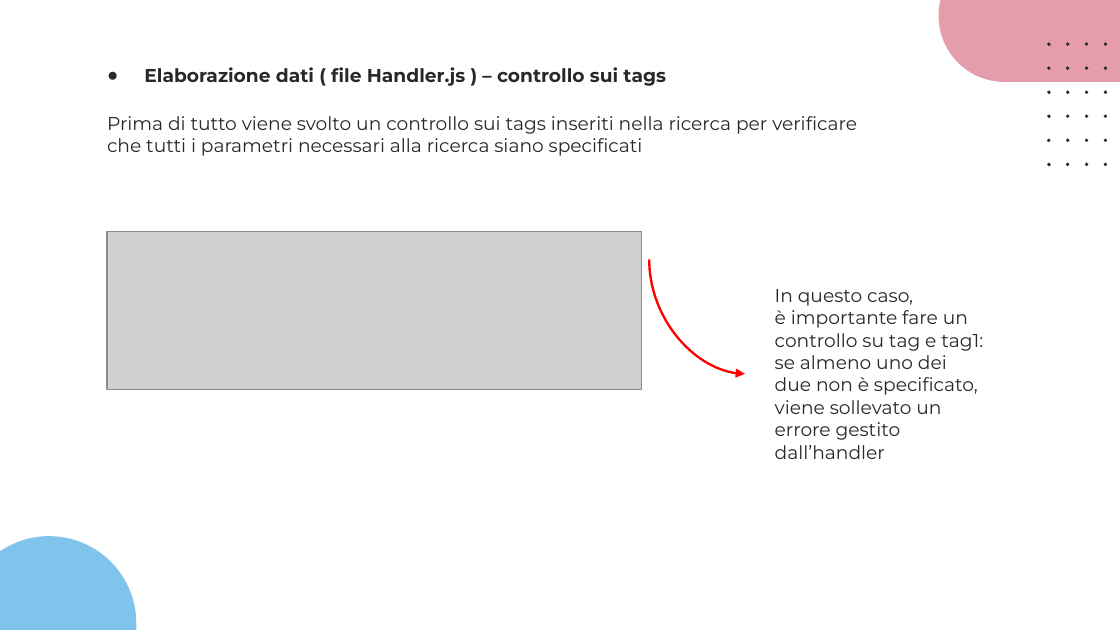
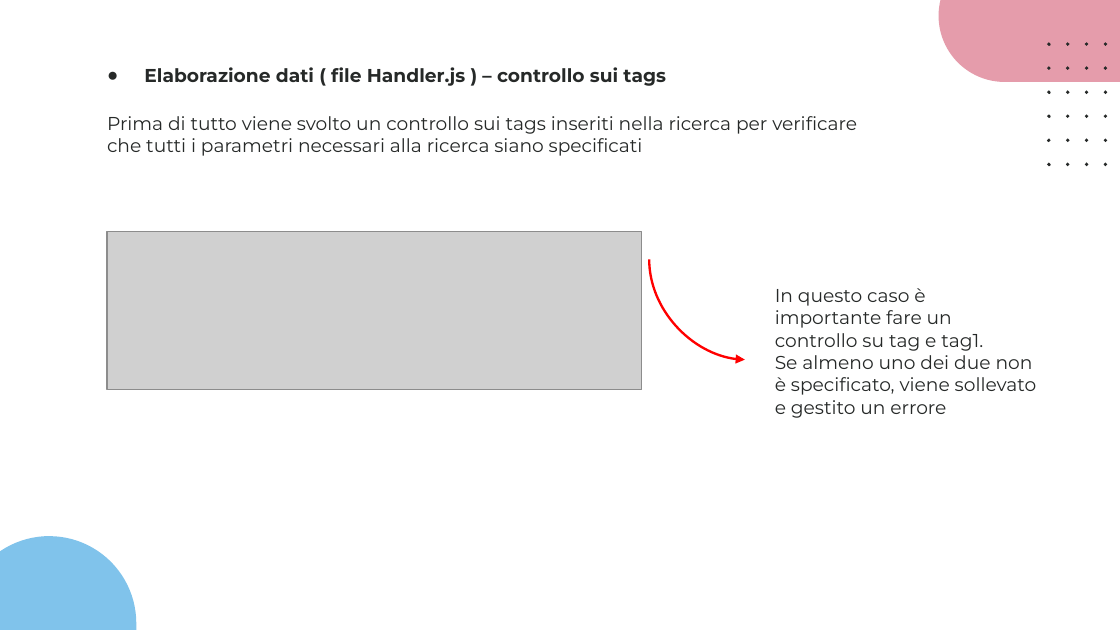
Before and after one commit to slocatelli30/CommuniTEDx, a slide deck: slide 33 of Progetto3.0/CommuniTEDx_3.0.pptx. Drawn at 1120x630 pixels with LibreOffice and Linux fonts; fonts in the diff are those of the drawing; grey boxes stand for pictures. Boxes give left, top, right and bottom in pixels: in the first picture for what was removed or moved away, otherwise in the second. Text is boxed around its words. In the diff, an @@ line names an element or a change of style, - is before the commit and + after.

```diff
--- a/Progetto3.0/CommuniTEDx_3.0.pptx
+++ b/Progetto3.0/CommuniTEDx_3.0.pptx
@@ curved arrow moved from (650, 260) - (745, 374) to (650, 260) - (745, 360) @@
@@ text at (x1=775, y1=288, x2=1037, y2=418): text changed @@
-In questo caso,
-è importante fare un controllo su tag e tag1:
-se almeno uno dei due non è specificato, viene sollevato un errore gestito dall’handler
+In questo caso è importante fare un controllo su tag e tag1.
+Se almeno uno dei due non è specificato, viene sollevato e gestito un errore
```
Also in this commit, not shown: 11 other slides changed, 1 other file.
